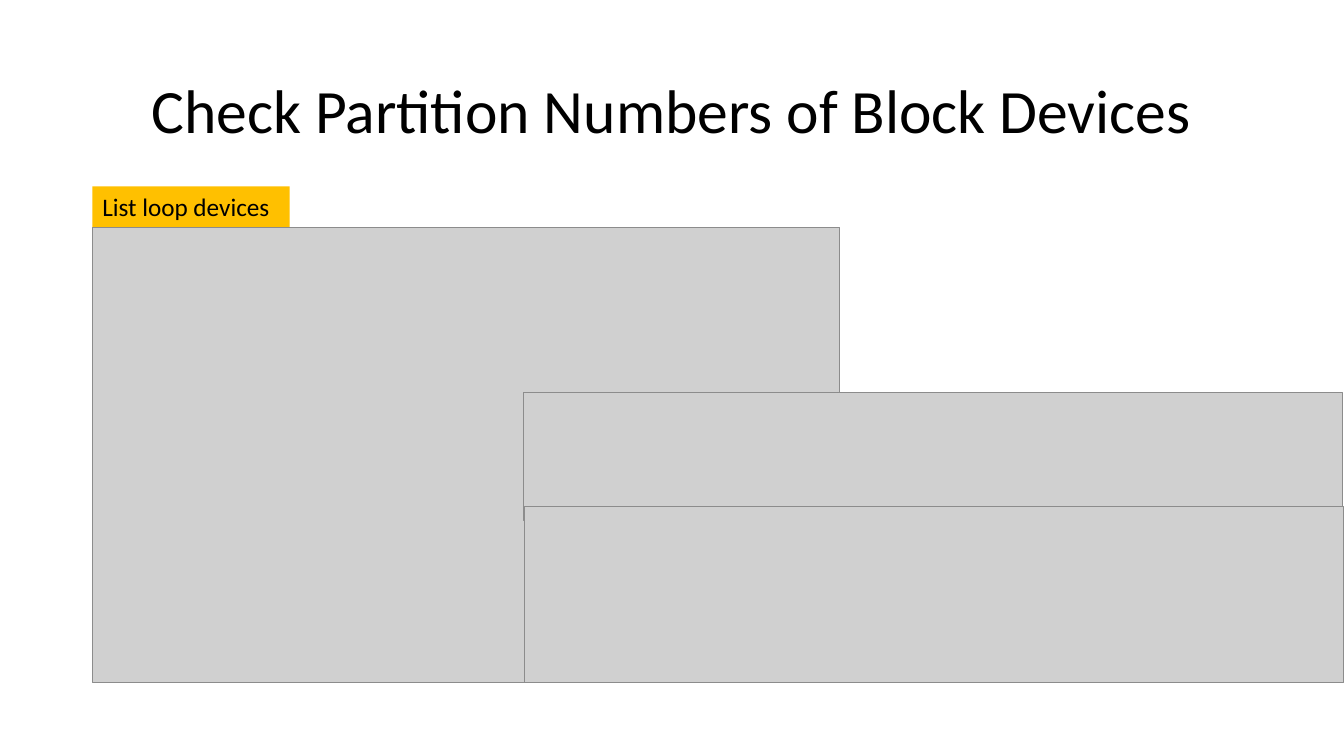
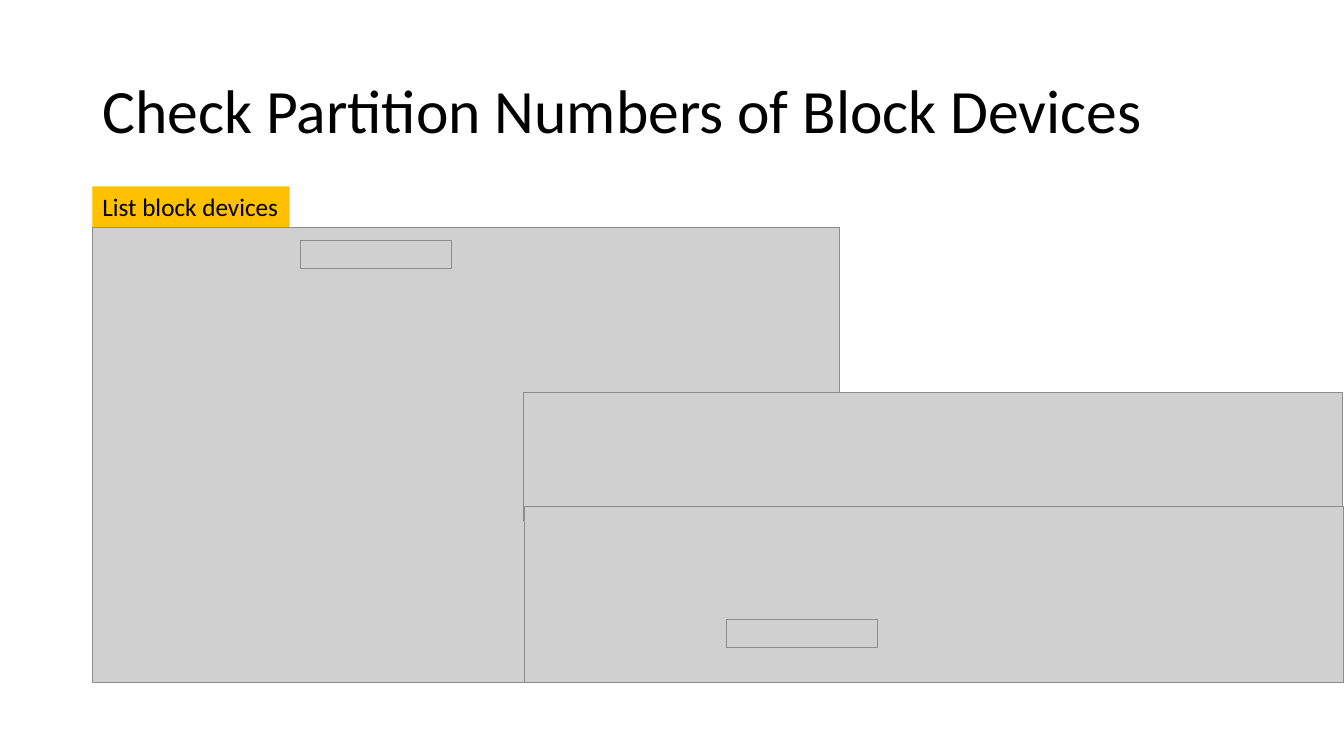
Before and after one commit to frankwxu/digital-forensics-lab, a slide deck: slide 17 of Echo_Device/ppts/3_Image_Acquisition_and_Mounting.pptx (slide 14 before the commit). Drawn at 1344x756 pixels with LibreOffice and Linux fonts; fonts in the diff are those of the drawing; grey boxes stand for pictures; background and template pictures are left out. Boxes give left, top, right and bottom in pixels: in the first picture for what was removed or moved away, otherwise in the second. Text is boxed around its words. In the diff, an @@ line names an element or a change of style, - is before the commit and + after.

```diff
--- a/Echo_Device/ppts/3_Image_Acquisition_and_Mounting.pptx
+++ b/Echo_Device/ppts/3_Image_Acquisition_and_Mounting.pptx
@@ title "Check Partition Numbers of Block ..." at <box>102,90,1142,134</box>: alignment centre to left @@
@@ text in rectangle at <box>102,198,278,217</box>: text changed @@
-List loop devices
+List block devices
@@ picture added at <box>300,240,452,268</box> @@
@@ picture added at <box>727,620,878,648</box> @@
```
Also in this commit, not shown: 9 other slides changed, 5 slides added, 1 slide removed, 3 other files.
